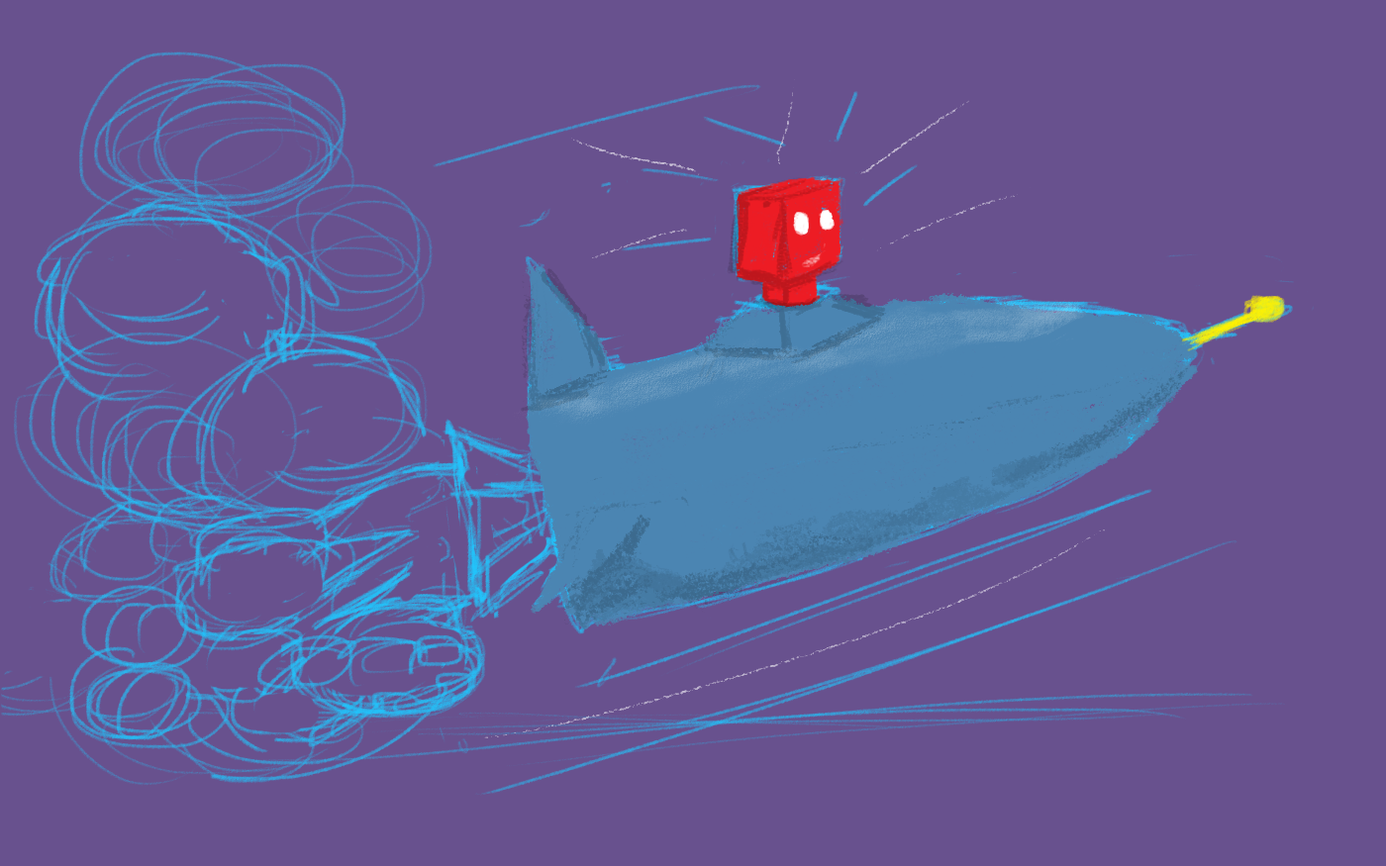
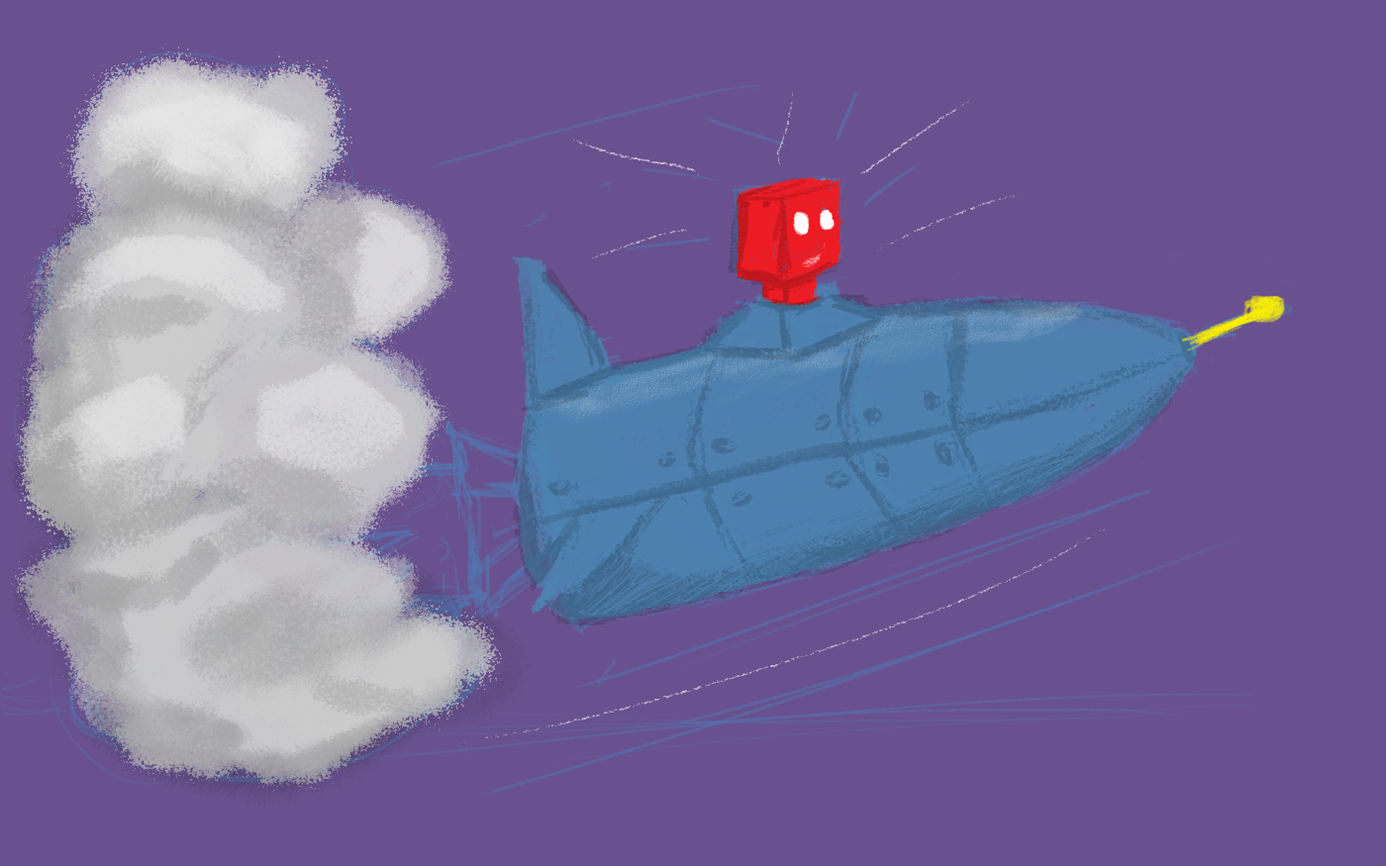
Layer changes from the first 1386×866 image to the second:
painted on "Darks" (1st of 3, in "Rocket Ship") over bbox(510, 295, 1202, 630)
"Midtones" (2nd of 4, in "Rocket Ship"): opacity 100% → 90%, painted on it over bbox(507, 256, 1198, 630)
"Lights" (2nd of 2, in "Clouds-001"): opacity 100% → 61%, blend normal → lighten, painted on it over bbox(24, 59, 434, 480)
"Darks" (3rd of 3, in "Clouds-001"): opacity 100% → 20%, blend normal → multiply, painted on it over bbox(1, 155, 533, 810)
painted on "Midtones" (4th of 4, in "Clouds-001") over bbox(10, 46, 502, 797)
"Drawing": opacity 100% → 30% over bbox(0, 51, 1314, 796)
